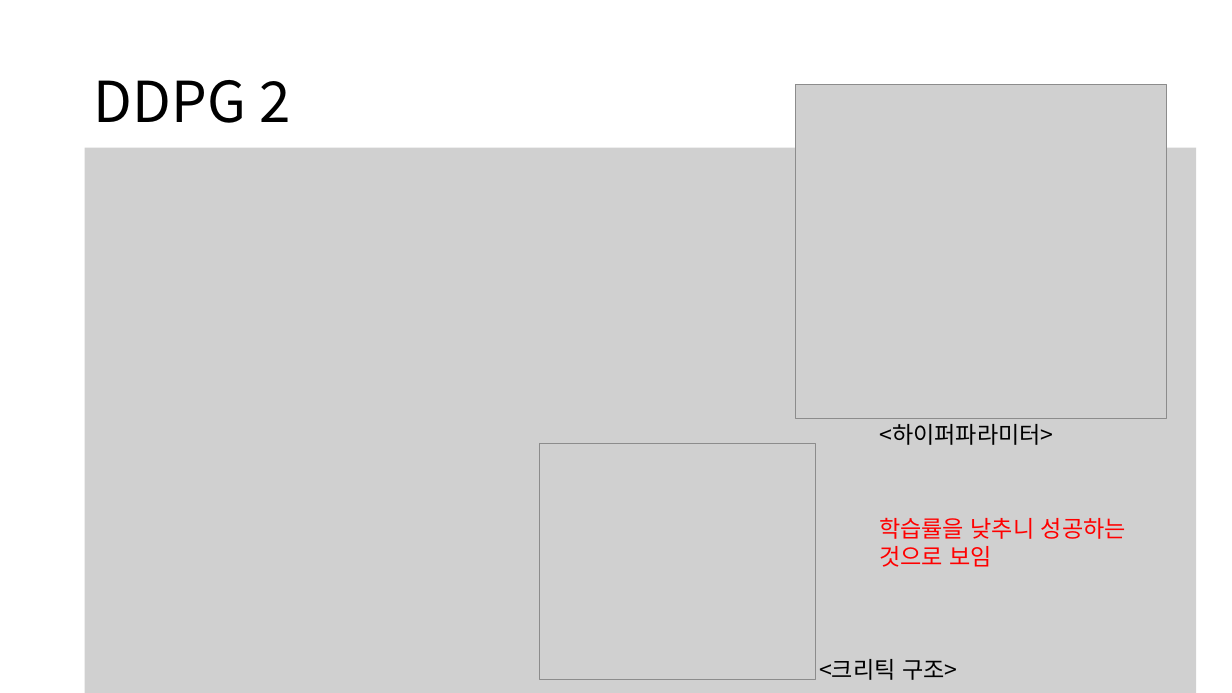
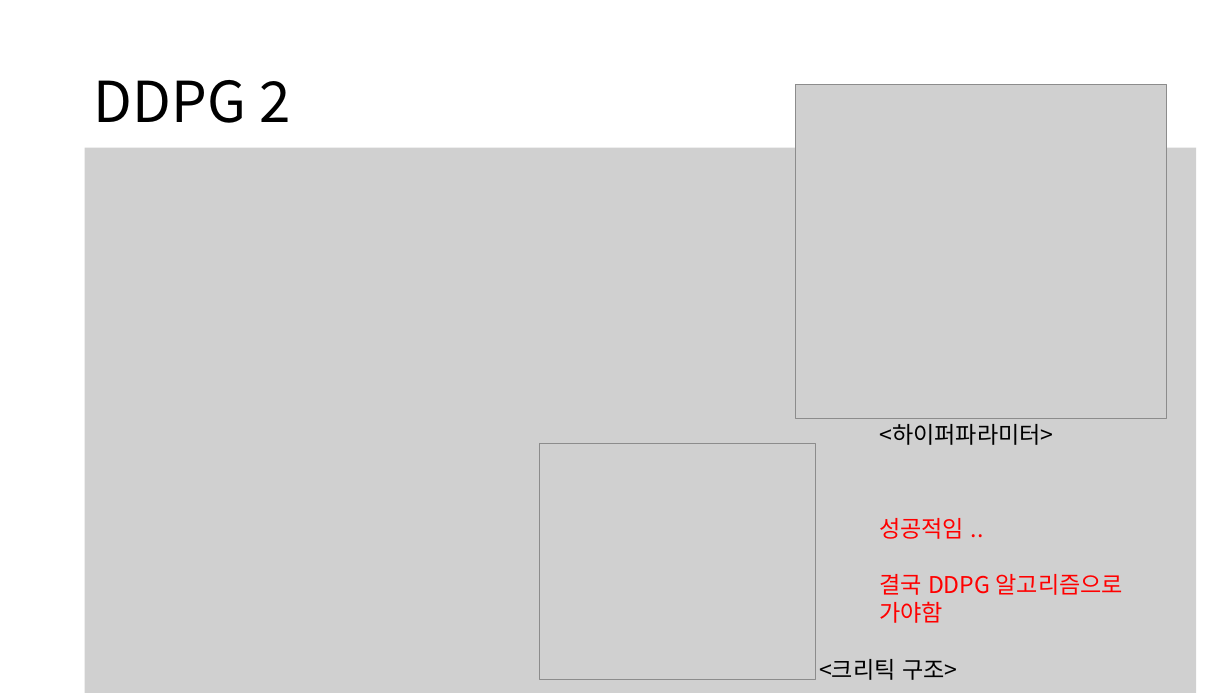
Before and after one commit to zidane89/experiment, a slide deck: slide 9 of 실험정리.pptx (slide 8 before the commit). Drawn at 1232x693 pixels with LibreOffice and Linux fonts; fonts in the diff are those of the drawing; grey boxes stand for pictures. Boxes give left, top, right and bottom in pixels: in the first picture for what was removed or moved away, otherwise in the second. Text is boxed around its words. In the diff, an @@ line names an element or a change of style, - is before the commit and + after.

```diff
--- a/실험정리.pptx
+++ b/실험정리.pptx
@@ text at <box>879,518,1124,623</box>: text changed @@
-학습률을 낮추니 성공하는 것으로 보임
+성공적임 ..
+결국 DDPG 알고리즘으로 가야함
```
Also in this commit, not shown: 1 other slide changed, 1 slide added.
